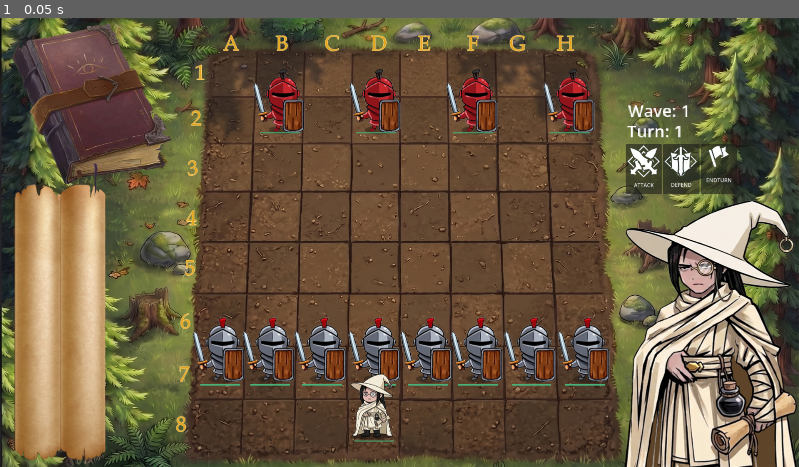
Above: before the commit, frame 1.
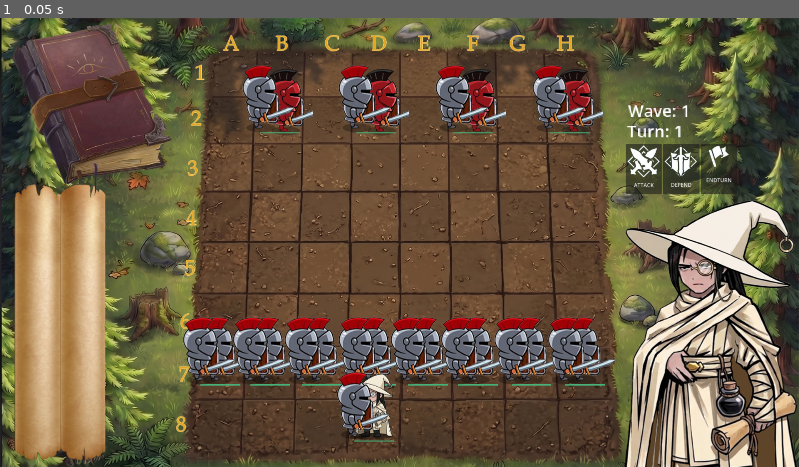
Above: after the commit, the same moment.

Repository: Liebe-dev/game-jam-kreardor-team
Game: Godot game, scene res://board.tscn
Two runs of this game, one before a commit and one after it. Both use one fixed random seed, a clock stepped at 60 frames per second and the inputs below. The engine's default icon, where the game draws it, is replaced by a stand-in: a white triangle on a blue panel in a dark square.
Inputs:
- Up to frame 1 (0.05 s): no input

The runs differ from the first frame. In frame 1, 10% of the frame differs, in the area x 22-78%, y 10-94%.

Commit message:
lỏ

Diff:
--- a/Pawn.tscn
+++ b/Pawn.tscn
@@ -3,6 +3,9 @@
 [ext_resource type="Script" uid="uid://dij6nc3syws5q" path="res://pawn.gd" id="1_f14ny"]
 [ext_resource type="Texture2D" uid="uid://dbaiawuo1f62y" path="res://pawn_sheet.png" id="2_iexdo"]
 [ext_resource type="Texture2D" uid="uid://b2kwp7gew6sun" path="res://anim/earth.png" id="3_q4exq"]
+[ext_resource type="Texture2D" uid="uid://cveb611uk1g7g" path="res://anim/p1-sheet.png" id="4_u8bt4"]
+[ext_resource type="Texture2D" uid="uid://bygi1l82tkck6" path="res://anim/p2-sheet.png" id="5_fhw20"]
+[ext_resource type="Texture2D" uid="uid://ck7c5mbmvpyhg" path="res://anim/p3-sheet.png" id="6_n0igd"]
 
 [sub_resource type="StyleBoxFlat" id="StyleBoxFlat_q4exq"]
 bg_color = Color(0.9607843, 0.2509804, 0.078431375, 1)
@@ -25,6 +28,87 @@
 "speed": 5.0
 }]
 
+[sub_resource type="AtlasTexture" id="AtlasTexture_gnco5"]
+atlas = ExtResource("4_u8bt4")
+region = Rect2(0, 0, 150, 177)
+
+[sub_resource type="AtlasTexture" id="AtlasTexture_jhmkb"]
+atlas = ExtResource("4_u8bt4")
+region = Rect2(150, 0, 150, 177)
+
+[sub_resource type="AtlasTexture" id="AtlasTexture_yjgku"]
+atlas = ExtResource("4_u8bt4")
+region = Rect2(300, 0, 150, 177)
+
+[sub_resource type="AtlasTexture" id="AtlasTexture_35ae6"]
+atlas = ExtResource("5_fhw20")
+region = Rect2(0, 0, 167, 175)
+
+[sub_resource type="AtlasTexture" id="AtlasTexture_ja585"]
+atlas = ExtResource("5_fhw20")
+region = Rect2(167, 0, 167, 175)
+
+[sub_resource type="AtlasTexture" id="AtlasTexture_568qe"]
+atlas = ExtResource("5_fhw20")
+region = Rect2(334, 0, 167, 175)
+
+[sub_resource type="AtlasTexture" id="AtlasTexture_jpbp5"]
+atlas = ExtResource("6_n0igd")
+region = Rect2(0, 0, 191, 176)
+
+[sub_resource type="AtlasTexture" id="AtlasTexture_mpstn"]
+atlas = ExtResource("6_n0igd")
+region = Rect2(191, 0, 191, 176)
+
+[sub_resource type="AtlasTexture" id="AtlasTexture_qlv2n"]
+atlas = ExtResource("6_n0igd")
+region = Rect2(382, 0, 191, 176)
+
+[sub_resource type="SpriteFrames" id="SpriteFrames_da5ec"]
+animations = [{
+"frames": [{
+"duration": 1.0,
+"texture": SubResource("AtlasTexture_gnco5")
+}, {
+"duration": 1.0,
+"texture": SubResource("AtlasTexture_jhmkb")
+}, {
+"duration": 1.0,
+"texture": SubResource("AtlasTexture_yjgku")
+}],
+"loop": true,
+"name": &"p1",
+"speed": 5.0
+}, {
+"frames": [{
+"duration": 1.0,
+"texture": SubResource("AtlasTexture_35ae6")
+}, {
+"duration": 1.0,
+"texture": SubResource("AtlasTexture_ja585")
+}, {
+"duration": 1.0,
+"texture": SubResource("AtlasTexture_568qe")
+}],
+"loop": true,
+"name": &"p2",
+"speed": 5.0
+}, {
+"frames": [{
+"duration": 1.0,
+"texture": SubResource("AtlasTexture_jpbp5")
+}, {
+"duration": 1.0,
+"texture": SubResource("AtlasTexture_mpstn")
+}, {
+"duration": 1.0,
+"texture": SubResource("AtlasTexture_qlv2n")
+}],
+"loop": true,
+"name": &"p3",
+"speed": 5.0
+}]
+
 [node name="Pawn" type="Node2D" unique_id=271536388]
 z_index = 50
 script = ExtResource("1_f14ny")
@@ -35,6 +119,7 @@
 position = Vector2(0, -47)
 texture = ExtResource("2_iexdo")
 hframes = 4
+frame = 1
 
 [node name="HealthBar" type="ProgressBar" parent="." unique_id=1792561652]
 anchors_preset = 8
@@ -57,5 +142,11 @@
 
 [node name="ShieldAnim" type="AnimatedSprite2D" parent="." unique_id=852637612]
 visible = false
+position = Vector2(10, -37)
 sprite_frames = SubResource("SpriteFrames_bxy7p")
 animation = &"ShieldAnim"
+
+[node name="AnimatedSprite2D" type="AnimatedSprite2D" parent="." unique_id=572257104]
+position = Vector2(-6, -45)
+sprite_frames = SubResource("SpriteFrames_da5ec")
+animation = &"p2"
Binary file added: anim/p1-sheet.png
Not shown, added: anim/p1-sheet.png.import
Binary file added: anim/p1.png
Not shown, added: anim/p1.png.import
Binary file added: anim/p2-sheet.png
Not shown, added: anim/p2-sheet.png.import
Binary file added: anim/p2.png
Not shown, added: anim/p2.png.import
Binary file added: anim/p3-sheet.png
Not shown, added: anim/p3-sheet.png.import
Binary file added: anim/p3.png
Not shown, added: anim/p3.png.import
